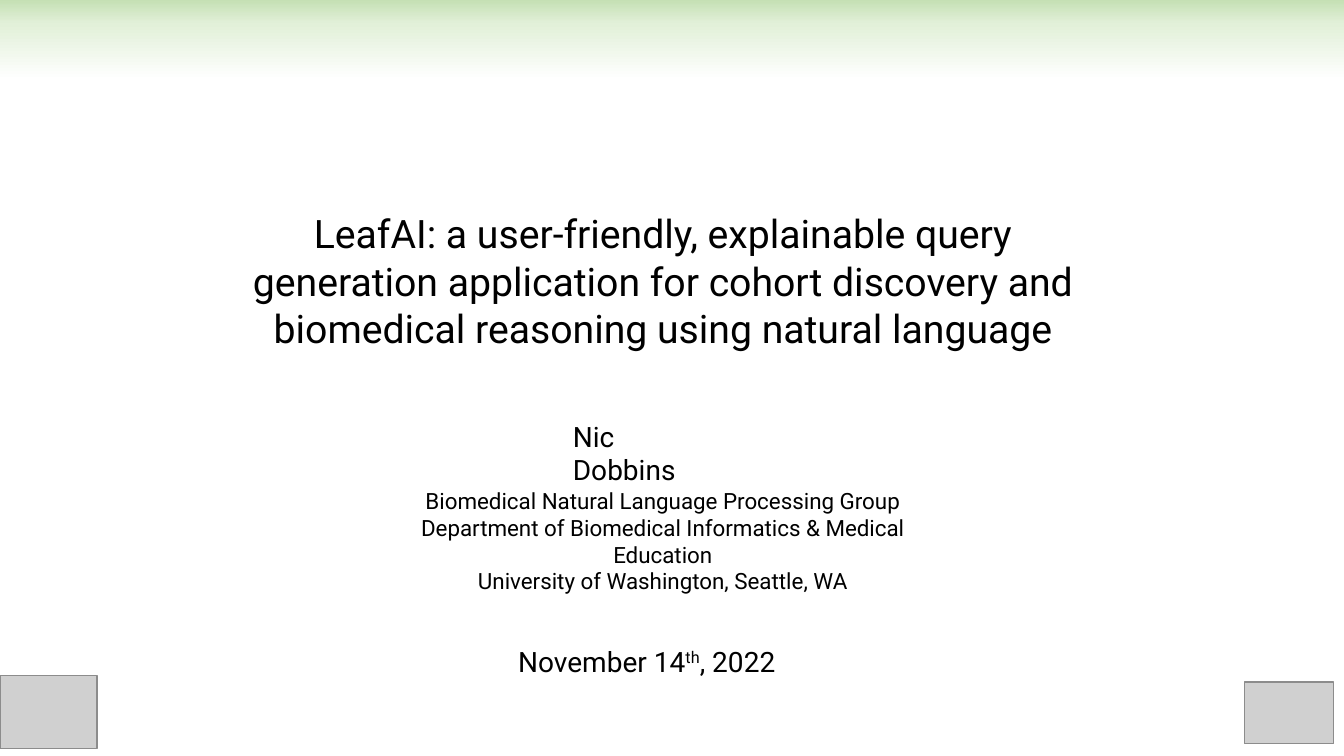
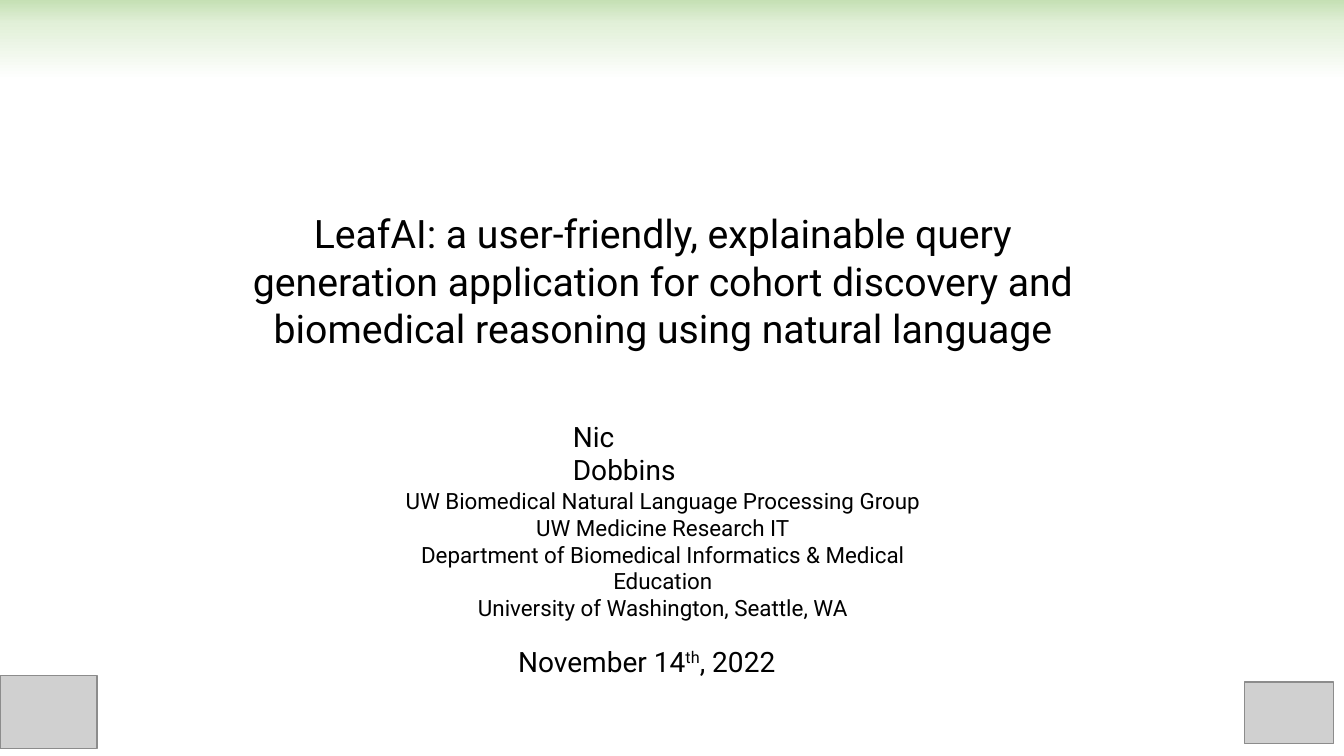
Before and after one commit to ndobb/dissertation, a slide deck: slide 1 of 4_general_exam/presentation/nic_dobbins_general_exam.pptx. Drawn at 1344x756 pixels with LibreOffice and Linux fonts; fonts in the diff are those of the drawing; grey boxes stand for pictures. Boxes give left, top, right and bottom in pixels: in the first picture for what was removed or moved away, otherwise in the second. Text is boxed around its words. In the diff, an @@ line names an element or a change of style, - is before the commit and + after.

```diff
--- a/4_general_exam/presentation/nic_dobbins_general_exam.pptx
+++ b/4_general_exam/presentation/nic_dobbins_general_exam.pptx
@@ text at [406, 492, 920, 590]: text changed @@
-Biomedical Natural Language Processing Group
-Department of Biomedical Informatics & Medical Education
+UW Biomedical Natural Language Processing Group
+UW Medicine Research IT
+Department of Biomedical Informatics & Medical Education
```
Also in this commit, not shown: 1 other slide changed, 27 slides added, 3 slides removed, 3 other files.
